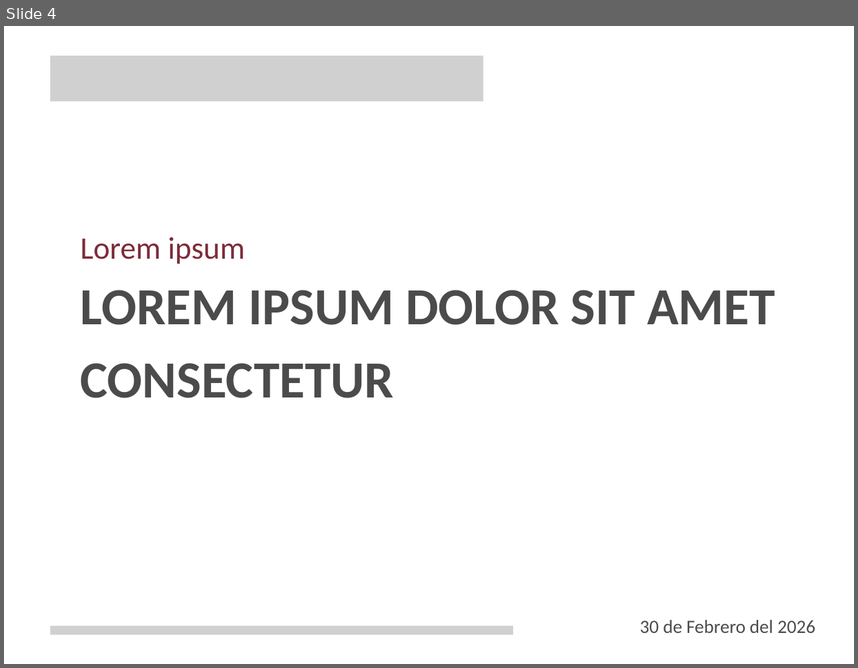
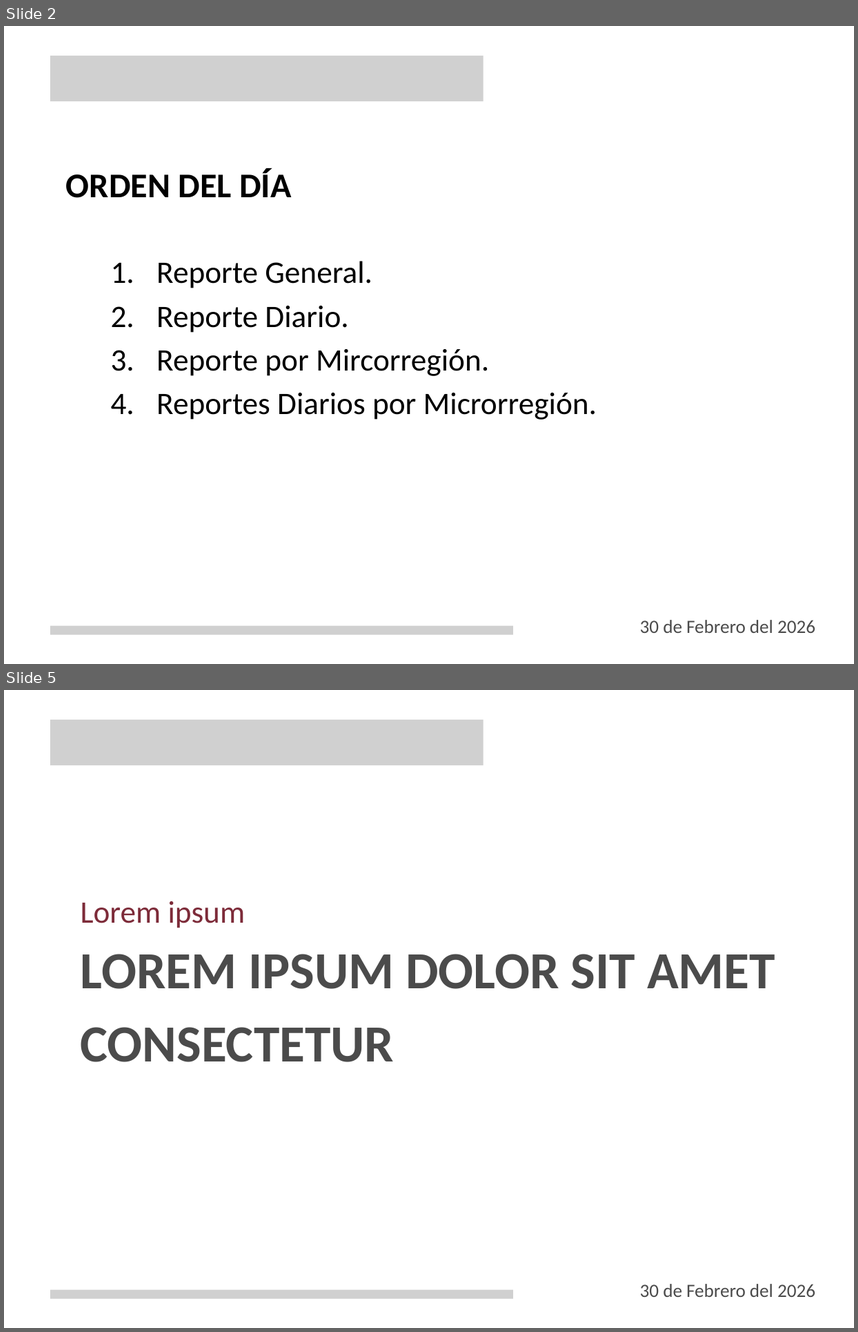
Before and after one commit to KevinRolcer/dgdg, a slide deck: storage/templates/Dgdg Mesas de paz.pptx. Shown one above the other, each under a label of ours: slide 4 before the commit, slides 2 and 5 after it; the slides between them are not shown. The pictures are 858x668 and 858x1332 pixels, drawn with LibreOffice and Linux fonts; fonts in the diff are those of the drawing; grey boxes stand for pictures; background and template pictures are left out. Boxes give left, top, right and bottom in pixels: in the first picture for what was removed or moved away, otherwise in the second. Text is boxed around its words. In the diff, an @@ line names an element or a change of style, - is before the commit and + after.

Commit message:
Ajuste en reportes excel, mejoras en powerpoint

```diff
--- a/storage/templates/Dgdg Mesas de paz.pptx
+++ b/storage/templates/Dgdg Mesas de paz.pptx
@@ slide 2 added at [4, 26, 854, 664], background picture (left out) @@
@@ picture added at [50, 56, 484, 101] @@
@@ text added at [66, 169, 291, 198], 44 pt, text #000000, bold @@
+ORDEN DEL DÍA
@@ text added at [156, 261, 597, 419], 39.7 pt, text #000000 @@
+1. Reporte General.
+2. Reporte Diario.
+3. Reporte por Mircorregión.
+4. Reportes Diarios por Microrregión.
@@ picture added at [50, 626, 513, 635] @@
@@ text added at [640, 619, 815, 633], 23.8 pt, text #4B4B4B @@
+30 de Febrero del 2026
@@ what was slide 4 is now slide 5 @@
```
Also in this commit, not shown: 2 slides changed, 2 other slides added, 2 slides removed, 9 other files.
